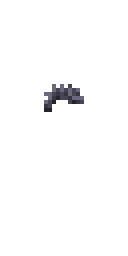
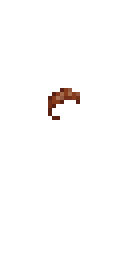
Before/after of a (128, 256) layered artwork. What changed in the layer stack:
hid "mohawk_grey" over 44, 84, 84, 112
added layer "hair_short_red" above "hair_short_brown" over 48, 88, 80, 120
added layer "hair_short_brown" above "mohawk_black" over 48, 88, 80, 120
hid "mohawk_black", painted on it over 44, 84, 84, 112
hid "mohawk_red" over 44, 84, 84, 112
